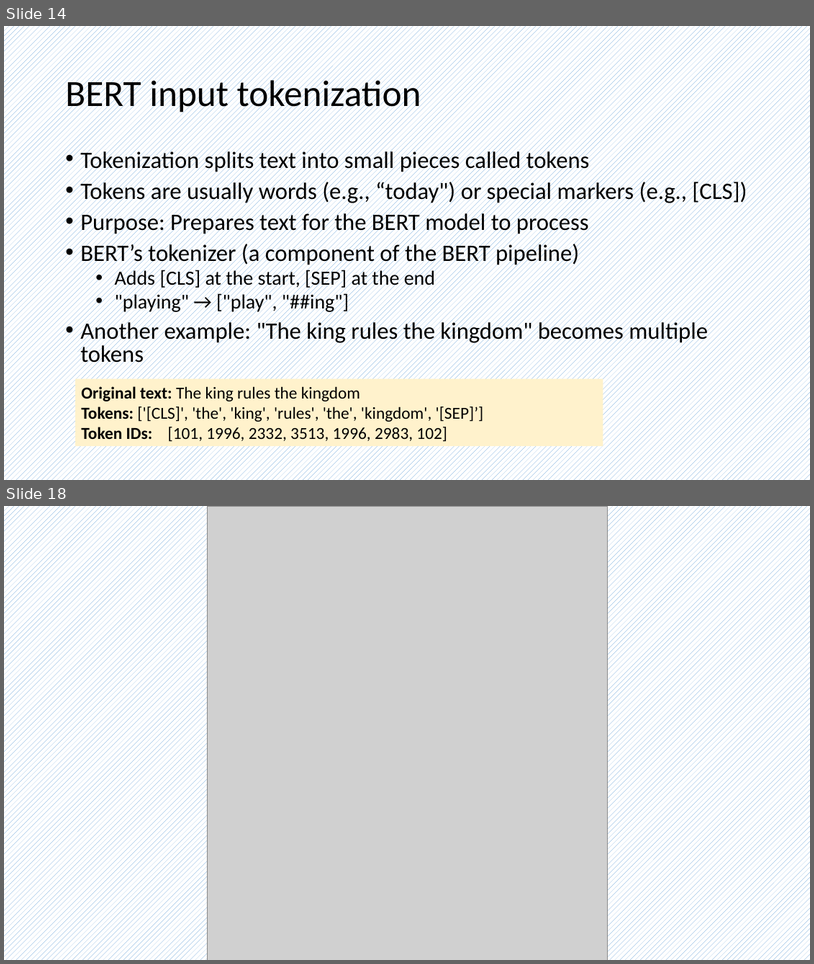
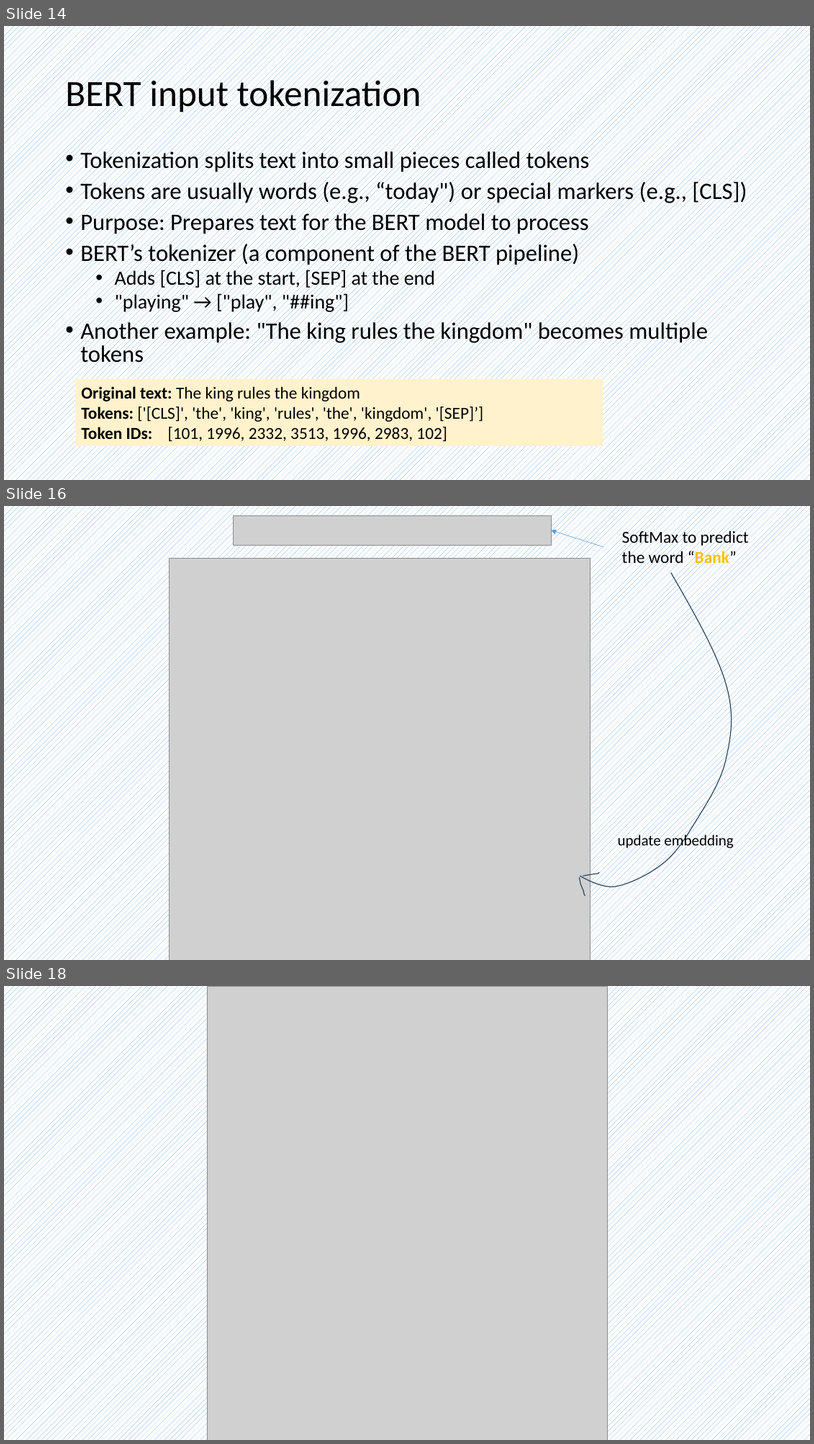
Before and after one commit to frankwxu/AI4DigitalForensics, a slide deck: lectures/10_word_embedding/0_word_embedding.pptx. Shown one above the other, each under a label of ours: slides 14 and 18 before the commit, slides 14, 16 and 18 after it; the slides between them are not shown. The pictures are 814x964 and 814x1444 pixels, drawn with LibreOffice and Linux fonts; fonts in the diff are those of the drawing; grey boxes stand for pictures; background and template pictures are left out. Boxes give left, top, right and bottom in pixels: in the first picture for what was removed or moved away, otherwise in the second. Text is boxed around its words. In the diff, an @@ line names an element or a change of style, - is before the commit and + after.

```diff
--- a/lectures/10_word_embedding/0_word_embedding.pptx
+++ b/lectures/10_word_embedding/0_word_embedding.pptx
@@ slide 16 added at [4, 506, 810, 960], background pattern #5B9BD5 on #FFFFFF @@
@@ picture added at [233, 515, 551, 545] @@
@@ arrow added from (604, 547) to (551, 530), #5B9BD5 0.5 pt @@
@@ text added at [622, 529, 749, 568], 20 pt, text #000000 @@
+SoftMax to predict the word “Bank”
@@ picture added at [170, 558, 591, 960] @@
@@ freeform shape added at [581, 572, 733, 886], outline #28445D 1 pt @@
@@ text added at [618, 832, 733, 849], 18 pt, text #000000 @@
+update embedding
@@ freeform shape added at [584, 872, 600, 875], outline #28445D 1 pt @@
@@ freeform shape added at [580, 878, 585, 896], outline #28445D 1 pt @@
```
Also in this commit, not shown: 4 slides changed, 1 slide removed, 9 other files.
